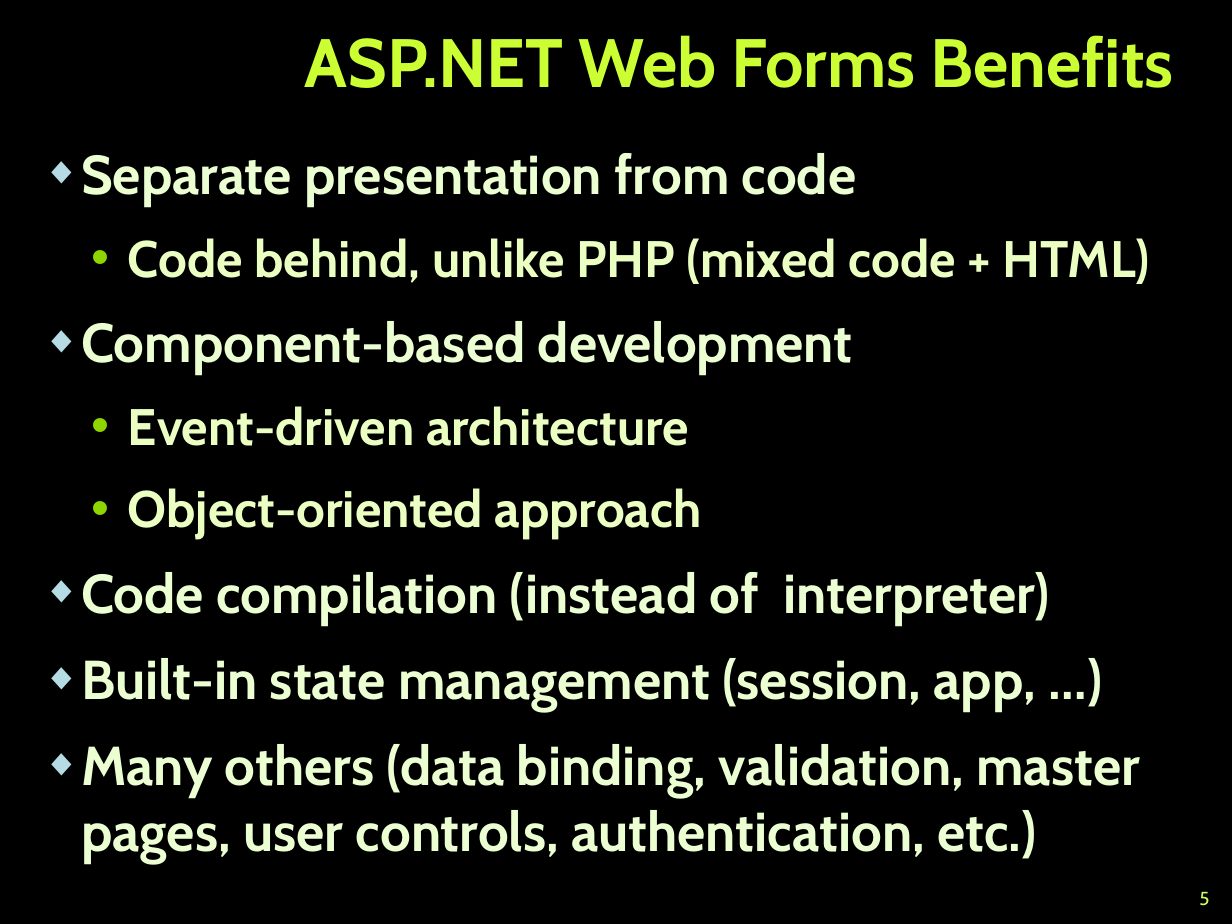
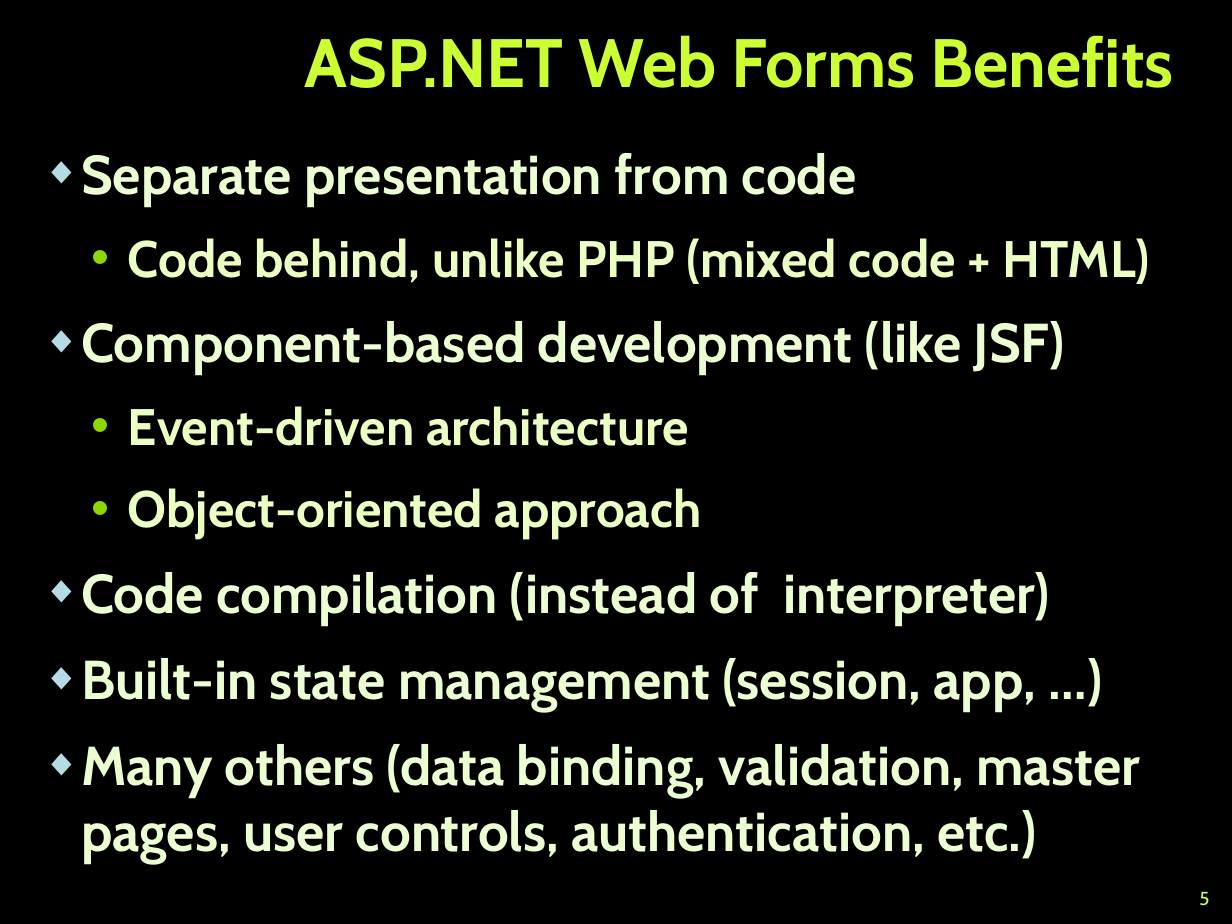
Before and after one commit to TelerikAcademy/ASP.NET-Web-Forms, a slide deck: slide 5 of 02. ASP.NET-Web-Forms-Intro/ASP.NET-Web-Forms-Intro.pptx. Drawn at 1232x924 pixels with LibreOffice and Linux fonts; fonts in the diff are those of the drawing; background and template pictures are left out. Boxes give left, top, right and bottom in pixels: in the first picture for what was removed or moved away, otherwise in the second. Text is boxed around its words. In the diff, an @@ line names an element or a change of style, - is before the commit and + after.

Commit message:
Updated demos and presentation for 02. ASP.NET-Web-Forms-Intro

```diff
--- a/02. ASP.NET-Web-Forms-Intro/ASP.NET-Web-Forms-Intro.pptx
+++ b/02. ASP.NET-Web-Forms-Intro/ASP.NET-Web-Forms-Intro.pptx
@@ text at (81,321,1065,375): text changed @@
-◆ Component-based development
+◆ Component-based development (like JSF)
```
Also in this commit, not shown: 5 other slides changed, 1 slide removed, 8 other files.
